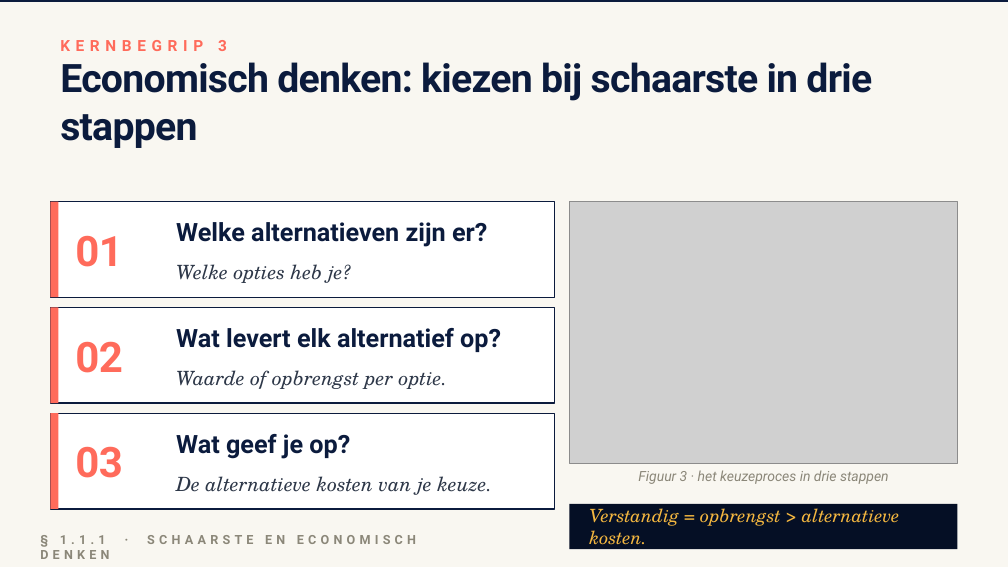
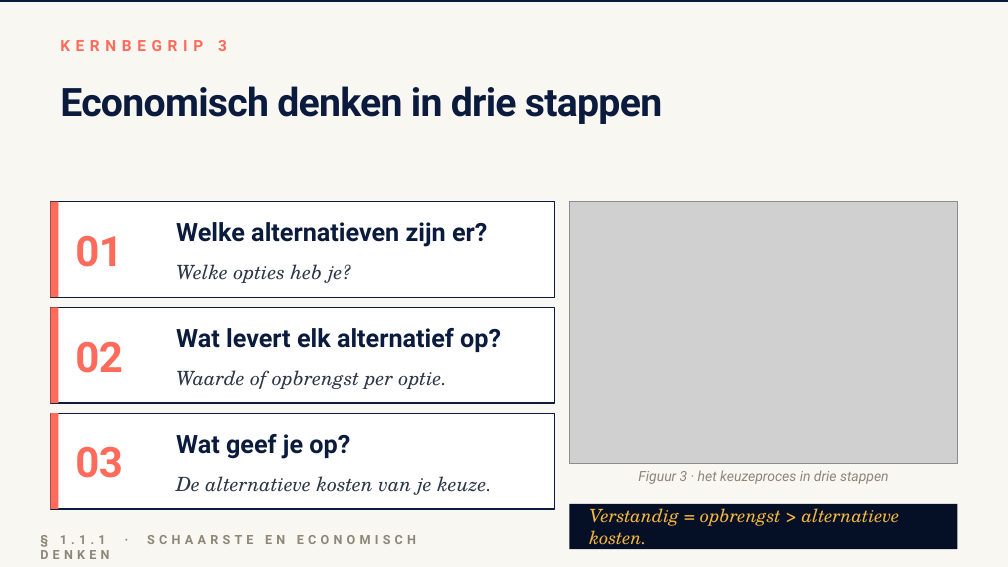
Before and after one commit to meijer1973/4veco-lessen, a slide deck: slide 5 of Boek 1 - Grondslagen, vraag en aanbod/1.1 Hoofdstuk Economisch denken en rekenen/1.1.1 Schaarste en economisch denken/1.1.1 Schaarste en economisch denken – presentatie.pptx. Drawn at 1008x567 pixels with LibreOffice and Linux fonts; fonts in the diff are those of the drawing; grey boxes stand for pictures. Boxes give left, top, right and bottom in pixels: in the first picture for what was removed or moved away, otherwise in the second. Text is boxed around its words. In the diff, an @@ line names an element or a change of style, - is before the commit and + after.

```diff
--- a/Boek 1 - Grondslagen, vraag en aanbod/1.1 Hoofdstuk Economisch denken en rekenen/1.1.1 Schaarste en economisch denken/1.1.1 Schaarste en economisch denken – presentatie.pptx
+++ b/Boek 1 - Grondslagen, vraag en aanbod/1.1 Hoofdstuk Economisch denken en rekenen/1.1.1 Schaarste en economisch denken/1.1.1 Schaarste en economisch denken – presentatie.pptx
@@ text at box(60, 86, 662, 124): text changed @@
-Economisch denken: kiezen bij schaarste in drie stappen
+Economisch denken in drie stappen
```
Also in this commit, not shown: 1 other slide changed, 3 slides added, 2 slides removed, 26 other files.
